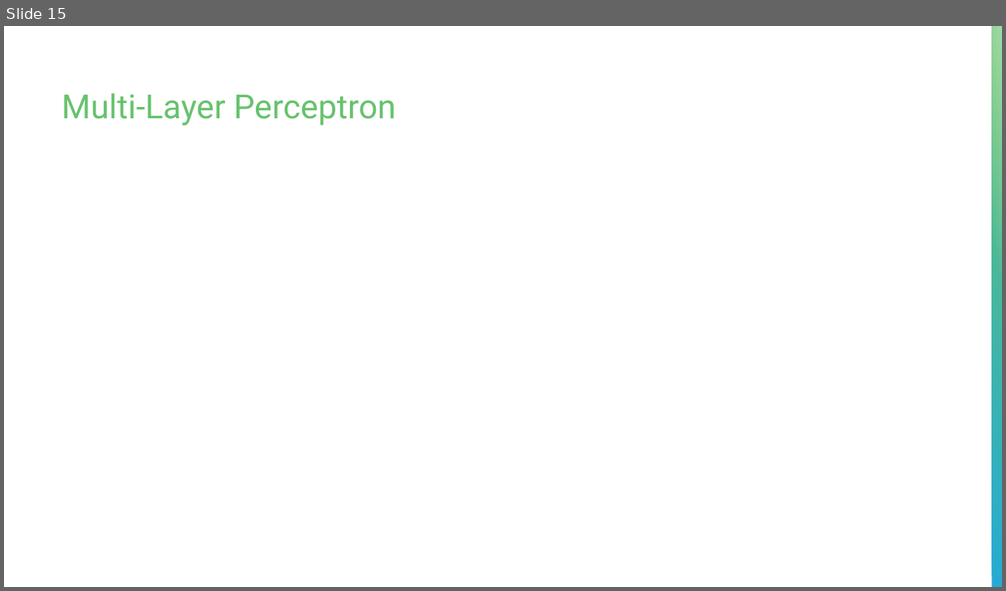
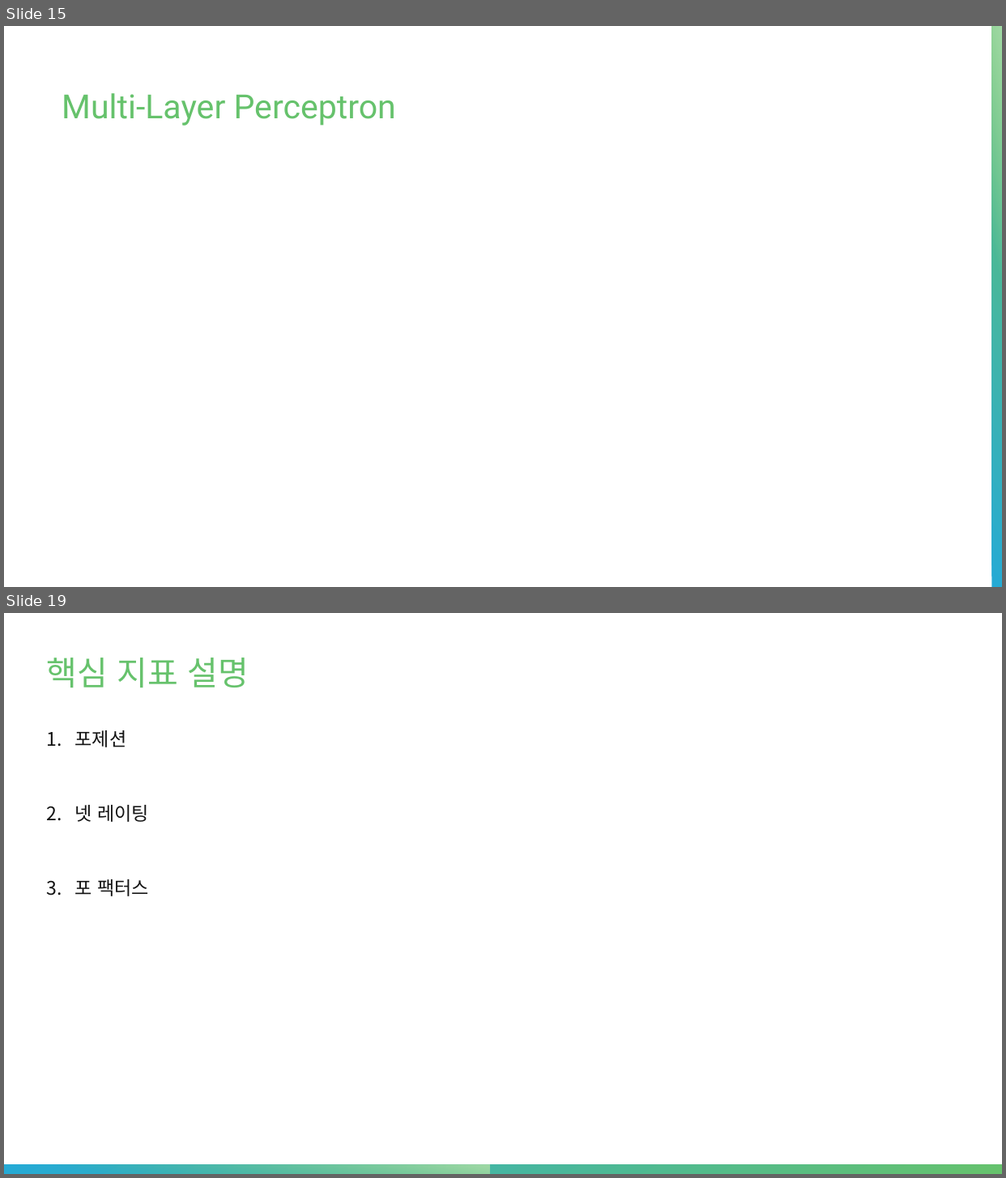
Before and after one commit to MinChanJu/sports_win_rate_analyze, a slide deck: reference/MLP.pptx. Shown one above the other, each under a label of ours: slide 15 before the commit, slides 15 and 19 after it; the slides between them are not shown. The pictures are 1006x591 and 1006x1178 pixels, drawn with LibreOffice and Linux fonts; fonts in the diff are those of the drawing; grey boxes stand for pictures. Boxes give left, top, right and bottom in pixels: in the first picture for what was removed or moved away, otherwise in the second. Text is boxed around its words. In the diff, an @@ line names an element or a change of style, - is before the commit and + after.

```diff
--- a/reference/MLP.pptx
+++ b/reference/MLP.pptx
@@ slide 19 added at <box>4,613,1002,1174</box>, background #FFFFFF @@
@@ title added at <box>47,658,249,688</box>, 32 pt, text gradient #66C26C to #25AAD5 @@
+핵심 지표 설명
@@ text added at <box>75,730,149,897</box>, 18 pt, text #131313 @@
+1. 포제션
+2. 넷 레이팅
+3. 포 팩터스
@@ rectangle added at <box>4,1165,1002,1174</box>, fill gradient #66C26C to #25AAD5 @@
@@ rectangle added at <box>4,1165,488,1174</box>, fill gradient #66C26C to #A3DAA7 @@
```
Also in this commit, not shown: 2 slides changed, 5 other slides added, 3 other files.
